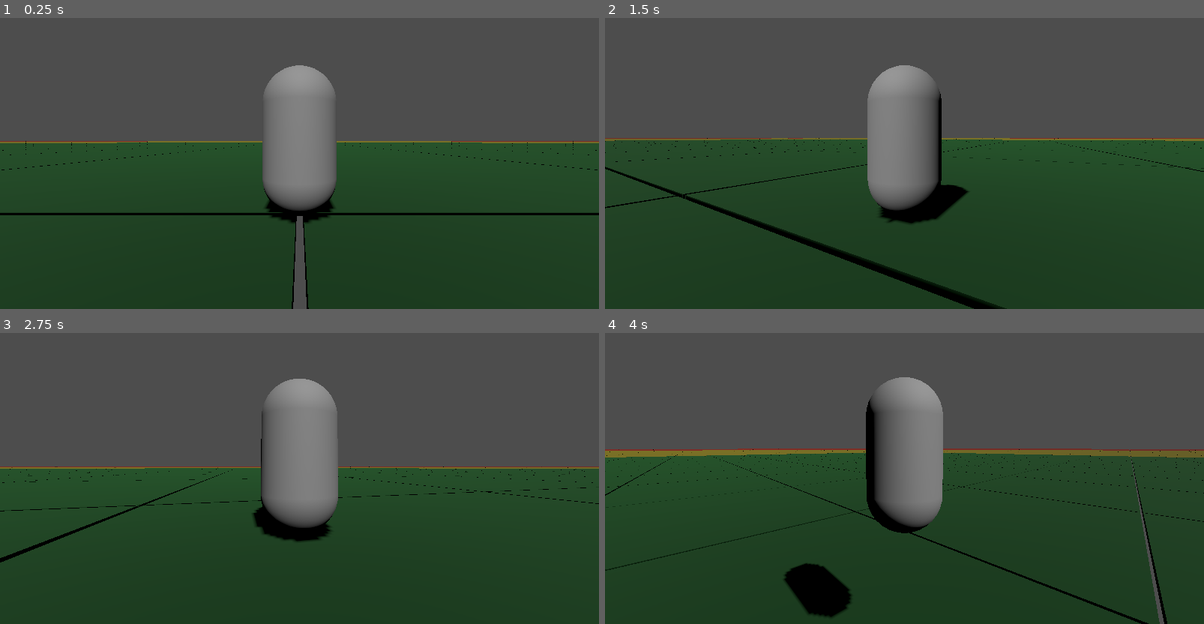
Above: before the commit, frames 1-4 (two rows, left to right).
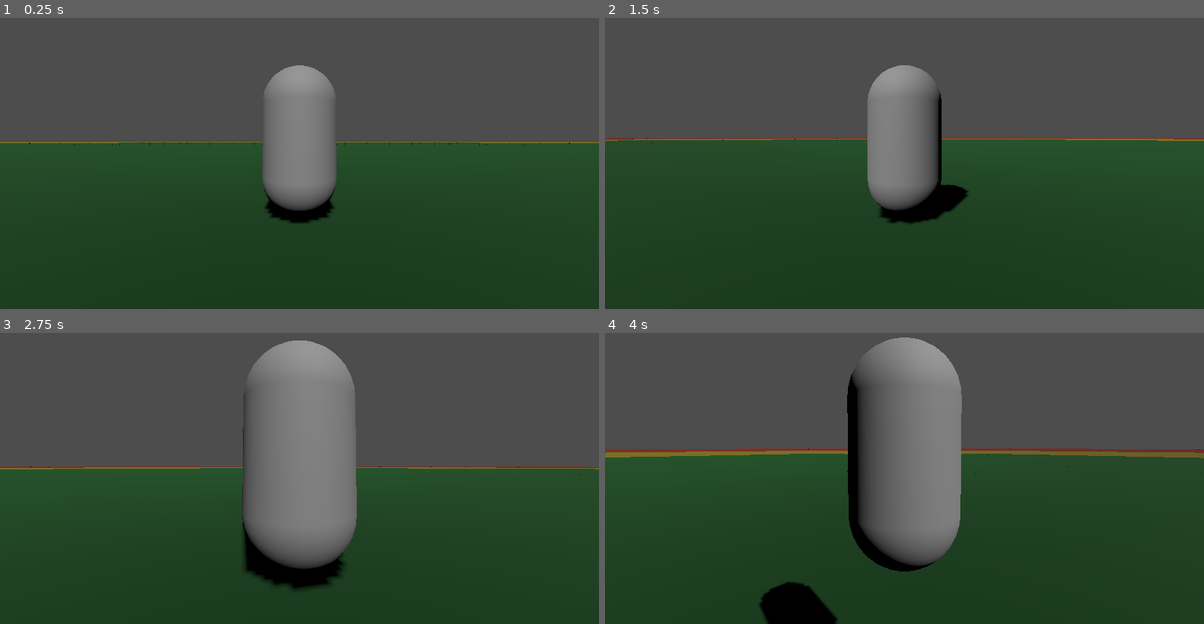
Above: after the commit, the same moments.

Repository: xwilson03/OpenWorldTest
Game: Godot game, scene res://scenes/root.tscn
Same seed, same stepped clock (60 frames per second), same inputs: the game is played once before the commit and once after it.
Inputs (mouse positions are in pixels of both pictures, inside the frame that each line leads up to):
- Up to frame 1 (0.25 s): no input
- Up to frame 2 (1.5 s): tap Enter at 0.5 s; move the mouse to (934, 140) at 0.52 s; hold W (move_forward) from 0.53 s (still down); tap Mouse wheel up (zoom_in) at 0.6 s; tap Space (jump) at 0.77 s; move the mouse to (874, 143) at 1.27 s; tap Mouse wheel down (zoom_out) at 1.35 s
- Up to frame 3 (2.75 s): keep holding W (move_forward); tap Space (jump) at 1.52 s; move the mouse to (311, 449) at 2.02 s; tap Mouse wheel up (zoom_in) at 2.1 s
- Up to frame 4 (4 s): keep holding W (move_forward); move the mouse to (898, 461) at 2.77 s; tap Mouse wheel down (zoom_out) at 2.85 s; tap Space (jump) at 3.02, 3.77 s; move the mouse to (946, 461) at 3.52 s; tap Mouse wheel up (zoom_in) at 3.6 s

The runs differ from the first frame. In frame 1, 1.6% of the frame differs, in the area x 0-100%, y 42-100%; in frame 2, 2.1%; in frame 3, 9.2%; in frame 4, 12%, in the area x 0-100%, y 1-100%.

Commit message:
adds variable resolution to LOD system (#10)
## PR Summary

PR Link: https://github.com/xwilson03/OpenWorldTest/pull/10
Issue Link: https://github.com/xwilson03/OpenWorldTest/issues/9

Closes #9
Closes #6 

## Description
Refactors chunk script and prefab structure to enable variable
resolution LOD calculations.

Old:
```
Chunk
├ Low
|  └ LowLODChunk1
| 
├ Medium
|  ├ MediumLODChunk1
...
|  └ MediumLODChunk4
| 
└ High
   ├ HighLODChunk1
...
   └ HighLODChunk16

```

New:
```
Chunk_LOD0
 ├ this (Mesh + Collider)
 ├ Chunk_LOD1_1 (Prefab)
 ├ Chunk_LOD1_2 (Prefab)
 ├ Chunk_LOD1_3 (Prefab)
 └ Chunk_LOD1_4 (Prefab)

Chunk_LOD1
 ├ this (Mesh + Collider)
 ├ Chunk_LOD2_1 (Prefab)
 ├ Chunk_LOD2_2 (Prefab)
 ├ Chunk_LOD2_3 (Prefab)
 └ Chunk_LOD2_4 (Prefab)

...
```

## Changelog
### Relevant
- Chunk prefabs are now nested within their parent LOD and only track
direct descendants (see above graphic).
- Adding another LOD only requires adding 4 prefab instances to its
parent prefab, rather than 2^N instances to the base.
- Each chunk tracks its LOD individually, and will now choose between
rendering itself or enabling its children.
  - Much easier to maintain and extend!
- Changes chunk prefab naming scheme.
  - (High/Medium/Low)LODChunk -> Chunk_LOD(0/1/2/...)
  - Also much easier to maintain and extend!
- Moves LOD enum into Globals.

### Misc
- Changes worldgen parameters:
  - Moves LOD distance parameters into new lod_ranges array.
  - Changed chunk_size to remove gaps from testing.
- Removes unused worldgen parameter chunk_boundary_tolerance (See #6).
- Increases camera zoom speed.
- Reduces player_xz signal traffic by only broadcasting when position
values change.
  - Significantly reduces the amount of redundant callbacks.

Diff:
--- a/prefabs/chunk.tscn
+++ /dev/null
@@ -1,251 +0,0 @@
-[gd_scene load_steps=11 format=3 uid="uid://cjbhimimbjlq5"]
-
-[ext_resource type="Script" path="res://scripts/chunk.gd" id="1_eqjvd"]
-
-[sub_resource type="BoxMesh" id="BoxMesh_25gpj"]
-size = Vector3(10, 0.25, 10)
-
-[sub_resource type="StandardMaterial3D" id="StandardMaterial3D_qo2s1"]
-albedo_color = Color(0, 0.237179, 0.0603443, 1)
-
-[sub_resource type="BoxShape3D" id="BoxShape3D_vxaw8"]
-size = Vector3(10, 0.25, 10)
-
-[sub_resource type="BoxMesh" id="BoxMesh_ganvj"]
-size = Vector3(20.1, 0.25, 20.1)
-
-[sub_resource type="StandardMaterial3D" id="StandardMaterial3D_m0meg"]
-albedo_color = Color(0.372939, 0.339155, 4.81307e-07, 1)
-
-[sub_resource type="BoxShape3D" id="BoxShape3D_me7qi"]
-size = Vector3(20.1, 0.25, 20.1)
-
-[sub_resource type="BoxMesh" id="BoxMesh_4djl8"]
-size = Vector3(40.3, 0.25, 40.3)
-
-[sub_resource type="StandardMaterial3D" id="StandardMaterial3D_s7cju"]
-albedo_color = Color(0.391409, 0.0752441, 2.40654e-08, 1)
-
-[sub_resource type="BoxShape3D" id="BoxShape3D_e03f8"]
-size = Vector3(40.3, 0.25, 40.3)
-
-[node name="Chunk" type="Node3D" node_paths=PackedStringArray("_high_lod", "_med_lod", "_low_lod")]
-script = ExtResource("1_eqjvd")
-_high_lod = NodePath("High")
-_med_lod = NodePath("Medium")
-_low_lod = NodePath("Low")
-
-[node name="High" type="Node3D" parent="."]
-
-[node name="HighLODChunk" type="StaticBody3D" parent="High"]
-transform = Transform3D(1, 0, 0, 0, 1, 0, 0, 0, 1, -15.15, 0, -15.15)
-
-[node name="MeshInstance3D" type="MeshInstance3D" parent="High/HighLODChunk"]
-mesh = SubResource("BoxMesh_25gpj")
-surface_material_override/0 = SubResource("StandardMaterial3D_qo2s1")
-
-[node name="CollisionShape3D" type="CollisionShape3D" parent="High/HighLODChunk"]
-shape = SubResource("BoxShape3D_vxaw8")
-
-[node name="HighLODChunk2" type="StaticBody3D" parent="High"]
-transform = Transform3D(1, 0, 0, 0, 1, 0, 0, 0, 1, -5.05, 0, -15.15)
-
-[node name="MeshInstance3D" type="MeshInstance3D" parent="High/HighLODChunk2"]
-mesh = SubResource("BoxMesh_25gpj")
-surface_material_override/0 = SubResource("StandardMaterial3D_qo2s1")
-
-[node name="CollisionShape3D" type="CollisionShape3D" parent="High/HighLODChunk2"]
-shape = SubResource("BoxShape3D_vxaw8")
-
-[node name="HighLODChunk3" type="StaticBody3D" parent="High"]
-transform = Transform3D(1, 0, 0, 0, 1, 0, 0, 0, 1, 5.05, 0, -15.15)
-
-[node name="MeshInstance3D" type="MeshInstance3D" parent="High/HighLODChunk3"]
-mesh = SubResource("BoxMesh_25gpj")
-surface_material_override/0 = SubResource("StandardMaterial3D_qo2s1")
-
-[node name="CollisionShape3D" type="CollisionShape3D" parent="High/HighLODChunk3"]
-shape = SubResource("BoxShape3D_vxaw8")
-
-[node name="HighLODChunk4" type="StaticBody3D" parent="High"]
-transform = Transform3D(1, 0, 0, 0, 1, 0, 0, 0, 1, 15.15, 0, -15.15)
-
-[node name="MeshInstance3D" type="MeshInstance3D" parent="High/HighLODChunk4"]
-mesh = SubResource("BoxMesh_25gpj")
-surface_material_override/0 = SubResource("StandardMaterial3D_qo2s1")
-
-[node name="CollisionShape3D" type="CollisionShape3D" parent="High/HighLODChunk4"]
-shape = SubResource("BoxShape3D_vxaw8")
-
-[node name="HighLODChunk5" type="StaticBody3D" parent="High"]
-transform = Transform3D(1, 0, 0, 0, 1, 0, 0, 0, 1, -15.15, 0, -5.05)
-
-[node name="MeshInstance3D" type="MeshInstance3D" parent="High/HighLODChunk5"]
-mesh = SubResource("BoxMesh_25gpj")
-surface_material_override/0 = SubResource("StandardMaterial3D_qo2s1")
-
-[node name="CollisionShape3D" type="CollisionShape3D" parent="High/HighLODChunk5"]
-shape = SubResource("BoxShape3D_vxaw8")
-
-[node name="HighLODChunk6" type="StaticBody3D" parent="High"]
-transform = Transform3D(1, 0, 0, 0, 1, 0, 0, 0, 1, -5.05, 0, -5.05)
-
-[node name="MeshInstance3D" type="MeshInstance3D" parent="High/HighLODChunk6"]
-mesh = SubResource("BoxMesh_25gpj")
-surface_material_override/0 = SubResource("StandardMaterial3D_qo2s1")
-
-[node name="CollisionShape3D" type="CollisionShape3D" parent="High/HighLODChunk6"]
-shape = SubResource("BoxShape3D_vxaw8")
-
-[node name="HighLODChunk7" type="StaticBody3D" parent="High"]
-transform = Transform3D(1, 0, 0, 0, 1, 0, 0, 0, 1, 5.05, 0, -5.05)
-
-[node name="MeshInstance3D" type="MeshInstance3D" parent="High/HighLODChunk7"]
-mesh = SubResource("BoxMesh_25gpj")
-surface_material_override/0 = SubResource("StandardMaterial3D_qo2s1")
-
-[node name="CollisionShape3D" type="CollisionShape3D" parent="High/HighLODChunk7"]
-shape = SubResource("BoxShape3D_vxaw8")
-
-[node name="HighLODChunk8" type="StaticBody3D" parent="High"]
-transform = Transform3D(1, 0, 0, 0, 1, 0, 0, 0, 1, 15.15, 0, -5.05)
-
-[node name="MeshInstance3D" type="MeshInstance3D" parent="High/HighLODChunk8"]
-mesh = SubResource("BoxMesh_25gpj")
-surface_material_override/0 = SubResource("StandardMaterial3D_qo2s1")
-
-[node name="CollisionShape3D" type="CollisionShape3D" parent="High/HighLODChunk8"]
-shape = SubResource("BoxShape3D_vxaw8")
-
-[node name="HighLODChunk9" type="StaticBody3D" parent="High"]
-transform = Transform3D(1, 0, 0, 0, 1, 0, 0, 0, 1, -15.15, 0, 5.05)
-
-[node name="MeshInstance3D" type="MeshInstance3D" parent="High/HighLODChunk9"]
-mesh = SubResource("BoxMesh_25gpj")
-surface_material_override/0 = SubResource("StandardMaterial3D_qo2s1")
-
-[node name="CollisionShape3D" type="CollisionShape3D" parent="High/HighLODChunk9"]
-shape = SubResource("BoxShape3D_vxaw8")
-
-[node name="HighLODChunk10" type="StaticBody3D" parent="High"]
-transform = Transform3D(1, 0, 0, 0, 1, 0, 0, 0, 1, -5.05, 0, 5.05)
-
-[node name="MeshInstance3D" type="MeshInstance3D" parent="High/HighLODChunk10"]
-mesh = SubResource("BoxMesh_25gpj")
-surface_material_override/0 = SubResource("StandardMaterial3D_qo2s1")
-
-[node name="CollisionShape3D" type="CollisionShape3D" parent="High/HighLODChunk10"]
-shape = SubResource("BoxShape3D_vxaw8")
-
-[node name="HighLODChunk11" type="StaticBody3D" parent="High"]
-transform = Transform3D(1, 0, 0, 0, 1, 0, 0, 0, 1, 5.05, 0, 5.05)
-
-[node name="MeshInstance3D" type="MeshInstance3D" parent="High/HighLODChunk11"]
-mesh = SubResource("BoxMesh_25gpj")
-surface_material_override/0 = SubResource("StandardMaterial3D_qo2s1")
-
-[node name="CollisionShape3D" type="CollisionShape3D" parent="High/HighLODChunk11"]
-shape = SubResource("BoxShape3D_vxaw8")
-
-[node name="HighLODChunk12" type="StaticBody3D" parent="High"]
-transform = Transform3D(1, 0, 0, 0, 1, 0, 0, 0, 1, 15.15, 0, 5.05)
-
-[node name="MeshInstance3D" type="MeshInstance3D" parent="High/HighLODChunk12"]
-mesh = SubResource("BoxMesh_25gpj")
-surface_material_override/0 = SubResource("StandardMaterial3D_qo2s1")
-
-[node name="CollisionShape3D" type="CollisionShape3D" parent="High/HighLODChunk12"]
-shape = SubResource("BoxShape3D_vxaw8")
-
-[node name="HighLODChunk13" type="StaticBody3D" parent="High"]
-transform = Transform3D(1, 0, 0, 0, 1, 0, 0, 0, 1, -15.15, 0, 15.15)
-
-[node name="MeshInstance3D" type="MeshInstance3D" parent="High/HighLODChunk13"]
-mesh = SubResource("BoxMesh_25gpj")
-surface_material_override/0 = SubResource("StandardMaterial3D_qo2s1")
-
-[node name="CollisionShape3D" type="CollisionShape3D" parent="High/HighLODChunk13"]
-shape = SubResource("BoxShape3D_vxaw8")
-
-[node name="HighLODChunk14" type="StaticBody3D" parent="High"]
-transform = Transform3D(1, 0, 0, 0, 1, 0, 0, 0, 1, -5.05, 0, 15.15)
-
-[node name="MeshInstance3D" type="MeshInstance3D" parent="High/HighLODChunk14"]
-mesh = SubResource("BoxMesh_25gpj")
-surface_material_override/0 = SubResource("StandardMaterial3D_qo2s1")
-
-[node name="CollisionShape3D" type="CollisionShape3D" parent="High/HighLODChunk14"]
-shape = SubResource("BoxShape3D_vxaw8")
-
-[node name="HighLODChunk15" type="StaticBody3D" parent="High"]
-transform = Transform3D(1, 0, 0, 0, 1, 0, 0, 0, 1, 5.05, 0, 15.15)
-
-[node name="MeshInstance3D" type="MeshInstance3D" parent="High/HighLODChunk15"]
-mesh = SubResource("BoxMesh_25gpj")
-surface_material_override/0 = SubResource("StandardMaterial3D_qo2s1")
-
-[node name="CollisionShape3D" type="CollisionShape3D" parent="High/HighLODChunk15"]
-shape = SubResource("BoxShape3D_vxaw8")
-
-[node name="HighLODChunk16" type="StaticBody3D" parent="High"]
-transform = Transform3D(1, 0, 0, 0, 1, 0, 0, 0, 1, 15.15, 0, 15.15)
-
-[node name="MeshInstance3D" type="MeshInstance3D" parent="High/HighLODChunk16"]
-mesh = SubResource("BoxMesh_25gpj")
-surface_material_override/0 = SubResource("StandardMaterial3D_qo2s1")
-
-[node name="CollisionShape3D" type="CollisionShape3D" parent="High/HighLODChunk16"]
-shape = SubResource("BoxShape3D_vxaw8")
-
-[node name="Medium" type="Node3D" parent="."]
-
-[node name="MediumLODChunk" type="StaticBody3D" parent="Medium"]
-transform = Transform3D(1, 0, 0, 0, 1, 0, 0, 0, 1, -10.1, 0, -10.1)
-
-[node name="MeshInstance3D" type="MeshInstance3D" parent="Medium/MediumLODChunk"]
-mesh = SubResource("BoxMesh_ganvj")
-surface_material_override/0 = SubResource("StandardMaterial3D_m0meg")
-
-[node name="CollisionShape3D" type="CollisionShape3D" parent="Medium/MediumLODChunk"]
-shape = SubResource("BoxShape3D_me7qi")
-
-[node name="MediumLODChunk2" type="StaticBody3D" parent="Medium"]
-transform = Transform3D(1, 0, 0, 0, 1, 0, 0, 0, 1, 10.1, 0, -10.1)
-
-[node name="MeshInstance3D" type="MeshInstance3D" parent="Medium/MediumLODChunk2"]
-mesh = SubResource("BoxMesh_ganvj")
-surface_material_override/0 = SubResource("StandardMaterial3D_m0meg")
-
-[node name="CollisionShape3D" type="CollisionShape3D" parent="Medium/MediumLODChunk2"]
-shape = SubResource("BoxShape3D_me7qi")
-
-[node name="MediumLODChunk3" type="StaticBody3D" parent="Medium"]
-transform = Transform3D(1, 0, 0, 0, 1, 0, 0, 0, 1, -10.1, 0, 10.1)
-
-[node name="MeshInstance3D" type="MeshInstance3D" parent="Medium/MediumLODChunk3"]
-mesh = SubResource("BoxMesh_ganvj")
-surface_material_override/0 = SubResource("StandardMaterial3D_m0meg")
-
-[node name="CollisionShape3D" type="CollisionShape3D" parent="Medium/MediumLODChunk3"]
-shape = SubResource("BoxShape3D_me7qi")
-
-[node name="MediumLODChunk4" type="StaticBody3D" parent="Medium"]
-transform = Transform3D(1, 0, 0, 0, 1, 0, 0, 0, 1, 10.1, 0, 10.1)
-
-[node name="MeshInstance3D" type="MeshInstance3D" parent="Medium/MediumLODChunk4"]
-mesh = SubResource("BoxMesh_ganvj")
-surface_material_override/0 = SubResource("StandardMaterial3D_m0meg")
-
-[node name="CollisionShape3D" type="CollisionShape3D" parent="Medium/MediumLODChunk4"]
-shape = SubResource("BoxShape3D_me7qi")
-
-[node name="Low" type="Node3D" parent="."]
-
-[node name="LowLODChunk" type="StaticBody3D" parent="Low"]
-
-[node name="MeshInstance3D" type="MeshInstance3D" parent="Low/LowLODChunk"]
-mesh = SubResource("BoxMesh_4djl8")
-surface_material_override/0 = SubResource("StandardMaterial3D_s7cju")
-
-[node name="CollisionShape3D" type="CollisionShape3D" parent="Low/LowLODChunk"]
-shape = SubResource("BoxShape3D_e03f8")
--- a/prefabs/chunk_high_lod.tscn
+++ /dev/null
@@ -1,19 +0,0 @@
-[gd_scene load_steps=4 format=3 uid="uid://craanbr6pjx02"]
-
-[sub_resource type="BoxMesh" id="BoxMesh_25gpj"]
-size = Vector3(40, 0.25, 40)
-
-[sub_resource type="StandardMaterial3D" id="StandardMaterial3D_qo2s1"]
-albedo_color = Color(0, 0.237179, 0.0603443, 1)
-
-[sub_resource type="BoxShape3D" id="BoxShape3D_vxaw8"]
-size = Vector3(40, 0.25, 40)
-
-[node name="HighLODChunk" type="StaticBody3D"]
-
-[node name="MeshInstance3D" type="MeshInstance3D" parent="."]
-mesh = SubResource("BoxMesh_25gpj")
-surface_material_override/0 = SubResource("StandardMaterial3D_qo2s1")
-
-[node name="CollisionShape3D" type="CollisionShape3D" parent="."]
-shape = SubResource("BoxShape3D_vxaw8")
--- /dev/null
+++ b/prefabs/chunk_lod0.tscn
@@ -0,0 +1,41 @@
+[gd_scene load_steps=6 format=3 uid="uid://cbqlvj8hu64ol"]
+
+[ext_resource type="Script" path="res://scripts/chunk.gd" id="1_nxk0v"]
+[ext_resource type="PackedScene" uid="uid://dqykdw7rhdufv" path="res://prefabs/chunk_lod1.tscn" id="1_pfydw"]
+
+[sub_resource type="BoxMesh" id="BoxMesh_u4piu"]
+size = Vector3(40, 0.25, 40)
+
+[sub_resource type="StandardMaterial3D" id="StandardMaterial3D_5uudg"]
+albedo_color = Color(0.391409, 0.0752441, 2.40654e-08, 1)
+
+[sub_resource type="BoxShape3D" id="BoxShape3D_pqvma"]
+size = Vector3(40, 0.25, 40)
+
+[node name="ChunkL0" type="Node3D" node_paths=PackedStringArray("_this", "_children")]
+script = ExtResource("1_nxk0v")
+_lod = 2
+_this = NodePath("this")
+_children = [NodePath("ChunkL1_1"), NodePath("ChunkL1_2"), NodePath("ChunkL1_3"), NodePath("ChunkL1_4")]
+
+[node name="this" type="StaticBody3D" parent="."]
+
+[node name="MeshInstance3D" type="MeshInstance3D" parent="this"]
+mesh = SubResource("BoxMesh_u4piu")
+skeleton = NodePath("../..")
+surface_material_override/0 = SubResource("StandardMaterial3D_5uudg")
+
+[node name="CollisionShape3D" type="CollisionShape3D" parent="this"]
+shape = SubResource("BoxShape3D_pqvma")
+
+[node name="ChunkL1_1" parent="." instance=ExtResource("1_pfydw")]
+transform = Transform3D(1, 0, 0, 0, 1, 0, 0, 0, 1, -10, 0, -10)
+
+[node name="ChunkL1_2" parent="." instance=ExtResource("1_pfydw")]
+transform = Transform3D(1, 0, 0, 0, 1, 0, 0, 0, 1, 10, 0, -10)
+
+[node name="ChunkL1_3" parent="." instance=ExtResource("1_pfydw")]
+transform = Transform3D(1, 0, 0, 0, 1, 0, 0, 0, 1, -10, 0, 10)
+
+[node name="ChunkL1_4" parent="." instance=ExtResource("1_pfydw")]
+transform = Transform3D(1, 0, 0, 0, 1, 0, 0, 0, 1, 10, 0, 10)
--- /dev/null
+++ b/prefabs/chunk_lod1.tscn
@@ -0,0 +1,41 @@
+[gd_scene load_steps=6 format=3 uid="uid://dqykdw7rhdufv"]
+
+[ext_resource type="PackedScene" uid="uid://rb1oqj4ej4bj" path="res://prefabs/chunk_lod2.tscn" id="1_hhixd"]
+[ext_resource type="Script" path="res://scripts/chunk.gd" id="1_ial62"]
+
+[sub_resource type="BoxMesh" id="BoxMesh_gnahl"]
+size = Vector3(20, 0.25, 20)
+
+[sub_resource type="StandardMaterial3D" id="StandardMaterial3D_cvkp4"]
+albedo_color = Color(0.372939, 0.339155, 4.81307e-07, 1)
+
+[sub_resource type="BoxShape3D" id="BoxShape3D_6m4va"]
+size = Vector3(20, 0.25, 20)
+
+[node name="ChunkL1" type="Node3D" node_paths=PackedStringArray("_this", "_children")]
+script = ExtResource("1_ial62")
+_lod = 1
+_this = NodePath("this")
+_children = [NodePath("ChunkL2_1"), NodePath("ChunkL2_2"), NodePath("ChunkL2_3"), NodePath("ChunkL2_4")]
+
+[node name="this" type="StaticBody3D" parent="."]
+
+[node name="MeshInstance3D" type="MeshInstance3D" parent="this"]
+mesh = SubResource("BoxMesh_gnahl")
+skeleton = NodePath("../..")
+surface_material_override/0 = SubResource("StandardMaterial3D_cvkp4")
+
+[node name="CollisionShape3D" type="CollisionShape3D" parent="this"]
+shape = SubResource("BoxShape3D_6m4va")
+
+[node name="ChunkL2_1" parent="." instance=ExtResource("1_hhixd")]
+transform = Transform3D(1, 0, 0, 0, 1, 0, 0, 0, 1, -5, 0, -5)
+
+[node name="ChunkL2_2" parent="." instance=ExtResource("1_hhixd")]
+transform = Transform3D(1, 0, 0, 0, 1, 0, 0, 0, 1, 5, 0, -5)
+
+[node name="ChunkL2_3" parent="." instance=ExtResource("1_hhixd")]
+transform = Transform3D(1, 0, 0, 0, 1, 0, 0, 0, 1, -5, 0, 5)
+
+[node name="ChunkL2_4" parent="." instance=ExtResource("1_hhixd")]
+transform = Transform3D(1, 0, 0, 0, 1, 0, 0, 0, 1, 5, 0, 5)
--- /dev/null
+++ b/prefabs/chunk_lod2.tscn
@@ -0,0 +1,25 @@
+[gd_scene load_steps=5 format=3 uid="uid://rb1oqj4ej4bj"]
+
+[ext_resource type="Script" path="res://scripts/chunk.gd" id="1_p5rq3"]
+
+[sub_resource type="BoxMesh" id="BoxMesh_jb54k"]
+size = Vector3(10, 0.25, 10)
+
+[sub_resource type="StandardMaterial3D" id="StandardMaterial3D_bgiam"]
+albedo_color = Color(0, 0.237179, 0.0603443, 1)
+
+[sub_resource type="BoxShape3D" id="BoxShape3D_7igga"]
+size = Vector3(10, 0.25, 10)
+
+[node name="ChunkL2" type="Node3D" node_paths=PackedStringArray("_this")]
+script = ExtResource("1_p5rq3")
+_this = NodePath("this")
+
+[node name="this" type="StaticBody3D" parent="."]
+
+[node name="MeshInstance3D" type="MeshInstance3D" parent="this"]
+mesh = SubResource("BoxMesh_jb54k")
+surface_material_override/0 = SubResource("StandardMaterial3D_bgiam")
+
+[node name="CollisionShape3D" type="CollisionShape3D" parent="this"]
+shape = SubResource("BoxShape3D_7igga")
--- a/prefabs/chunk_low_lod.tscn
+++ /dev/null
@@ -1,19 +0,0 @@
-[gd_scene load_steps=4 format=3 uid="uid://dslh1dcn1u7cd"]
-
-[sub_resource type="BoxMesh" id="BoxMesh_4djl8"]
-size = Vector3(160, 0.25, 160)
-
-[sub_resource type="StandardMaterial3D" id="StandardMaterial3D_s7cju"]
-albedo_color = Color(0.391409, 0.0752441, 2.40654e-08, 1)
-
-[sub_resource type="BoxShape3D" id="BoxShape3D_e03f8"]
-size = Vector3(160, 0.25, 160)
-
-[node name="LowLODChunk" type="StaticBody3D"]
-
-[node name="MeshInstance3D" type="MeshInstance3D" parent="."]
-mesh = SubResource("BoxMesh_4djl8")
-surface_material_override/0 = SubResource("StandardMaterial3D_s7cju")
-
-[node name="CollisionShape3D" type="CollisionShape3D" parent="."]
-shape = SubResource("BoxShape3D_e03f8")
--- a/prefabs/chunk_medium_lod.tscn
+++ /dev/null
@@ -1,19 +0,0 @@
-[gd_scene load_steps=4 format=3 uid="uid://wnewi44saic7"]
-
-[sub_resource type="BoxMesh" id="BoxMesh_ganvj"]
-size = Vector3(80, 0.25, 80)
-
-[sub_resource type="StandardMaterial3D" id="StandardMaterial3D_m0meg"]
-albedo_color = Color(0.372939, 0.339155, 4.81307e-07, 1)
-
-[sub_resource type="BoxShape3D" id="BoxShape3D_me7qi"]
-size = Vector3(80, 0.25, 80)
-
-[node name="MediumLODChunk" type="StaticBody3D"]
-
-[node name="MeshInstance3D" type="MeshInstance3D" parent="."]
-mesh = SubResource("BoxMesh_ganvj")
-surface_material_override/0 = SubResource("StandardMaterial3D_m0meg")
-
-[node name="CollisionShape3D" type="CollisionShape3D" parent="."]
-shape = SubResource("BoxShape3D_me7qi")
--- a/scenes/root.tscn
+++ b/scenes/root.tscn
@@ -16,14 +16,13 @@
 [node name="OrbitCamera" parent="Player" instance=ExtResource("4_n1aw2")]
 transform = Transform3D(1, 0, 0, 0, 1, 0, 0, 0, 1, 0, 1, 0)
 max_follow_distance = 200.0
+distance_per_scroll = 1.0
 
 [node name="World" type="Node3D" parent="."]
 script = ExtResource("4_yaodl")
 world_radius = 20
-chunk_size = 40.4
-chunk_boundary_tolerance = 0.1
-high_lod_distance = 120.0
-medium_lod_distance = 240.0
+chunk_size = 40.0
+lod_ranges = Array[int]([-1, 120, 240])
 
 [node name="DirectionalLight3D" type="DirectionalLight3D" parent="World"]
 transform = Transform3D(1, 0, 0, 0, 0.707107, 0.707107, 0, -0.707107, 0.707107, 0, 20, 0)
--- a/scripts/chunk.gd
+++ b/scripts/chunk.gd
@@ -1,61 +1,47 @@
 extends Node3D
 class_name Chunk
 
-@export var _high_lod: Node3D
-@export var _med_lod: Node3D
-@export var _low_lod: Node3D
+@export var _lod: Globals.LOD
+@export var _this: Node3D
+@export var _children: Array[Chunk]
 
-var _cur_lod: LOD
-
-enum LOD {
-    HIGH,
-    MEDIUM,
-    LOW,
-}
+var _showing_children: bool
+var _last_pos := Vector2(0.01, 0.01)
 
 func _ready() -> void:
-    remove_child(_high_lod)
-    remove_child(_med_lod)
-    _cur_lod = LOD.LOW
+    for child in _children:
+        remove_child(child)
+    _showing_children = false
 
-    Globals.player_xz.connect(_on_player_xz)
+    if (Globals.lod_ranges[_lod] > 0):
+        Globals.player_xz.connect(_on_player_xz)
 
 func _on_player_xz(pos: Vector2) -> void:
-    var dist_to_player: float = (pos - Vector2(position.x, position.z)).length()
-
-    dist_to_player -= Globals.high_lod_distance
-    if (dist_to_player <= 0):
-        set_lod(LOD.HIGH)
+    if !is_inside_tree() or pos == _last_pos:
         return
 
-    dist_to_player -= Globals.medium_lod_distance
-    if (dist_to_player <= 0):
-        set_lod(LOD.MEDIUM)
+    var dist_to_player: float = (pos - (Vector2(global_position.x, global_position.z))).length()
+    if dist_to_player <= Globals.lod_ranges[_lod]:
+        _show_children()
+    else:
+        _show_self()
+
+    _last_pos = pos
+
+func _show_children() -> void:
+    if _showing_children:
         return
 
-    set_lod(LOD.LOW)
+    remove_child(_this)
+    for child in _children:
+        add_child(child)
+    _showing_children = true
 
-func set_lod(new_lod: LOD) -> void:
-
-    if new_lod == _cur_lod:
+func _show_self() -> void:
+    if not _showing_children:
         return
 
-    # Remove current LOD
-    match _cur_lod:
-        LOD.HIGH:
-            remove_child(_high_lod)
-        LOD.MEDIUM:
-            remove_child(_med_lod)
-        LOD.LOW:
-            remove_child(_low_lod)
-
-    # Add new LOD
-    match new_lod:
-        LOD.HIGH:
-            add_child(_high_lod)
-        LOD.MEDIUM:
-            add_child(_med_lod)
-        LOD.LOW:
-            add_child(_low_lod)
-
-    _cur_lod = new_lod
+    for child in _children:
+        remove_child(child)
+    add_child(_this)
+    _showing_children = false
--- a/scripts/globals.gd
+++ b/scripts/globals.gd
@@ -27,11 +27,7 @@
 # World Generation
 static var world_radius: int = 0
 static var chunk_size: float = 0
-static var chunk_boundary_tolerance: float = 0
-
-# LOD parameters
-static var high_lod_distance: float = 0
-static var medium_lod_distance: float = 0
+static var lod_ranges: Array[int] = []
 
 # Mouse Sensitivity
 const GLOBAL_SENSITIVITY: float = 0.01
@@ -48,3 +44,9 @@
     Z_POS,
     Z_NEG,
 }
+
+enum LOD {
+    HIGH,
+    MEDIUM,
+    LOW,
+}
--- a/scripts/player.gd
+++ b/scripts/player.gd
@@ -7,7 +7,7 @@
 @export var fall_acceleration: float = 3
 
 var target_velocity := Vector3.ZERO
-
+var _first_frame: bool = true
 
 func _init() -> void:
     Globals.set_camera_x.connect(_on_set_camera_x)
@@ -51,5 +51,6 @@
     # Apply velocity
     move_and_slide()
 
-    # Broadcast position
-    Globals.player_xz.emit(Vector2(position.x, position.z))
+    # Broadcast position if it changed
+    if get_position_delta().length_squared() > 0 or _first_frame:
+        Globals.player_xz.emit(Vector2(position.x, position.z))
--- a/scripts/world_generator.gd
+++ b/scripts/world_generator.gd
@@ -3,12 +3,9 @@
 
 @export var world_radius: int
 @export var chunk_size: float
-@export var chunk_boundary_tolerance: float
+@export var lod_ranges: Array[int]
 
-@export var high_lod_distance: float
-@export var medium_lod_distance: float
-
-const chunk_scene: PackedScene = preload("res://prefabs/chunk.tscn")
+const chunk_scene: PackedScene = preload("res://prefabs/chunk_lod0.tscn")
 
 var world_chunks: ChunkGrid
 var world_size: Vector2i
@@ -18,10 +15,7 @@
     # Initialize global world variables
     Globals.world_radius = world_radius
     Globals.chunk_size = chunk_size
-    Globals.chunk_boundary_tolerance = chunk_boundary_tolerance
-
-    Globals.high_lod_distance = high_lod_distance
-    Globals.medium_lod_distance = medium_lod_distance
+    Globals.lod_ranges = lod_ranges
 
     # Allocate chunk array
     var row_size: int = Globals.world_radius * 2
